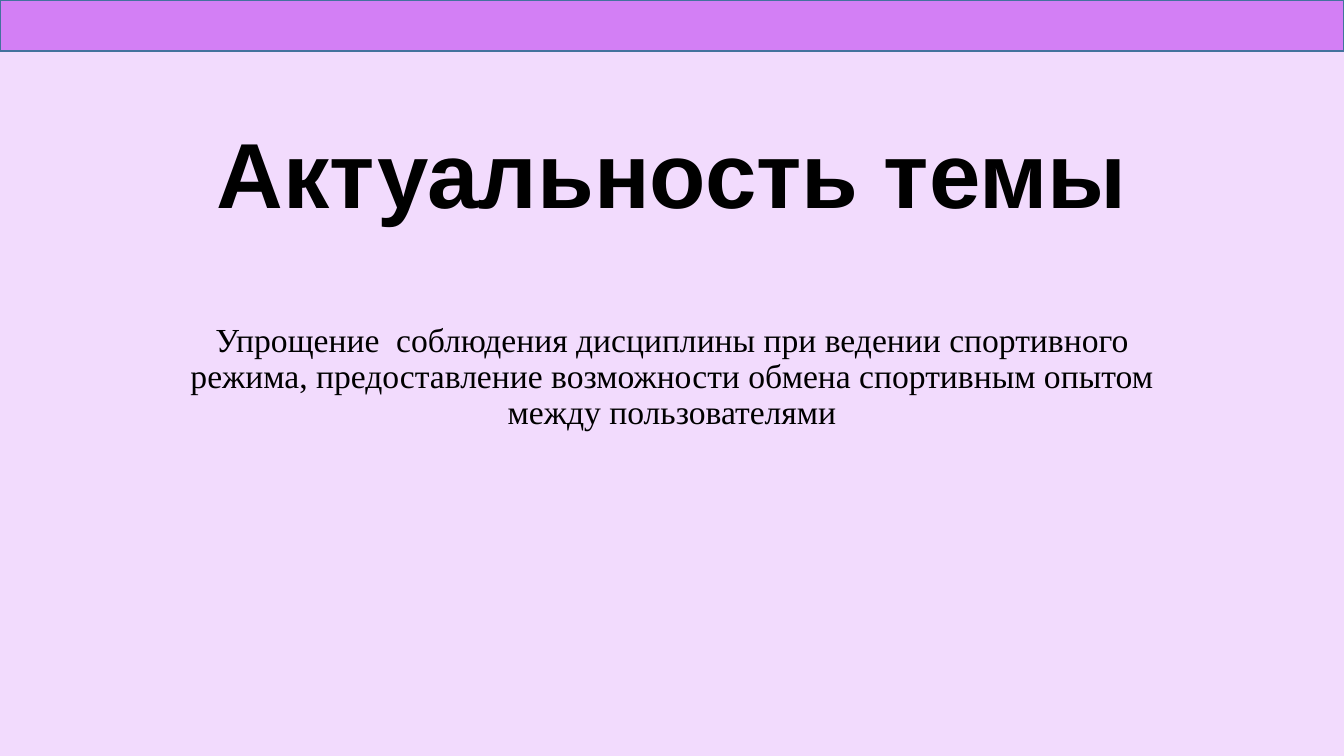
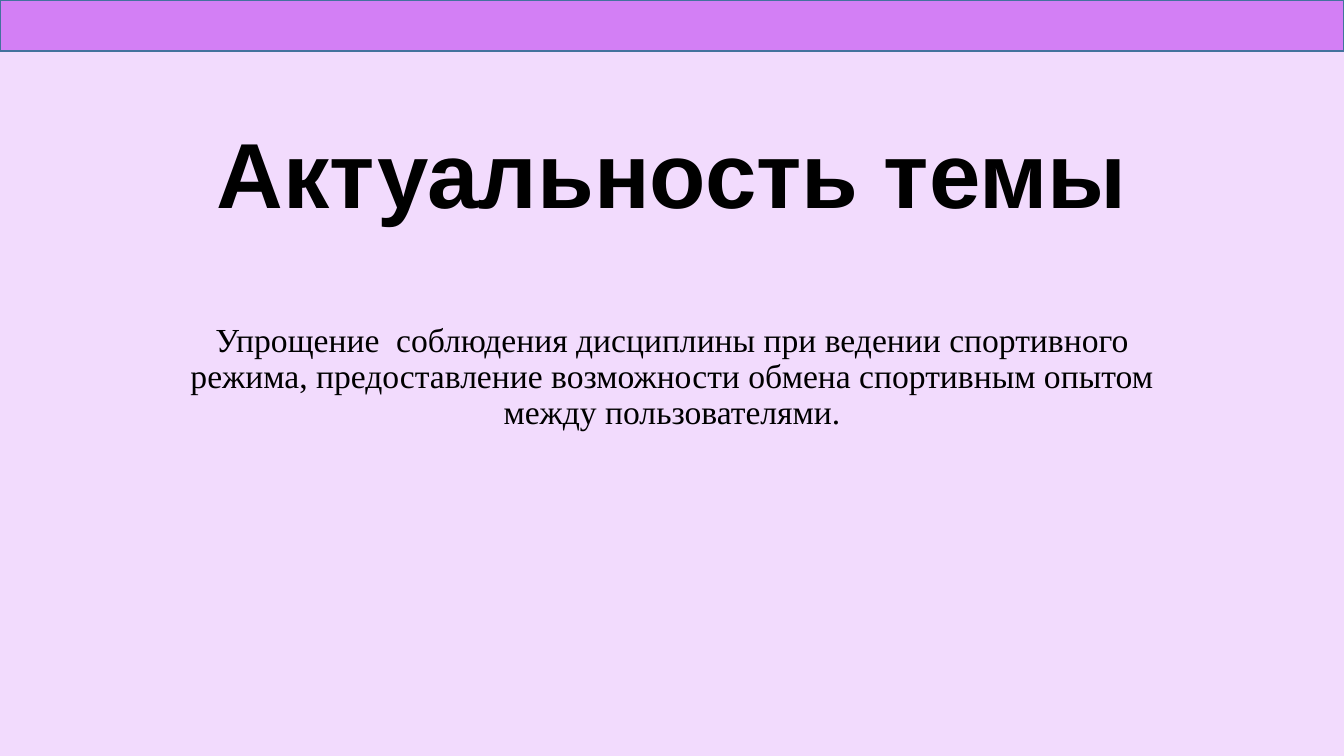
Before and after one commit to YanPershay/SportHub, a slide deck: slide 2 of SportHub docs/Presentation_SportHub.pptx. Drawn at 1344x756 pixels with LibreOffice and Linux fonts; fonts in the diff are those of the drawing. Boxes give left, top, right and bottom in pixels: in the first picture for what was removed or moved away, otherwise in the second. Text is boxed around its words. In the diff, an @@ line names an element or a change of style, - is before the commit and + after.

```diff
--- a/SportHub docs/Presentation_SportHub.pptx
+++ b/SportHub docs/Presentation_SportHub.pptx
@@ subtitle at (190,328,1153,431): text changed @@
-Упрощение соблюдения дисциплины при ведении спортивного режима, предоставление возможности обмена спортивным опытом между пользователями
+Упрощение соблюдения дисциплины при ведении спортивного режима, предоставление возможности обмена спортивным опытом между пользователями.
```
Also in this commit, not shown: 4 other slides changed, 3 other files.
